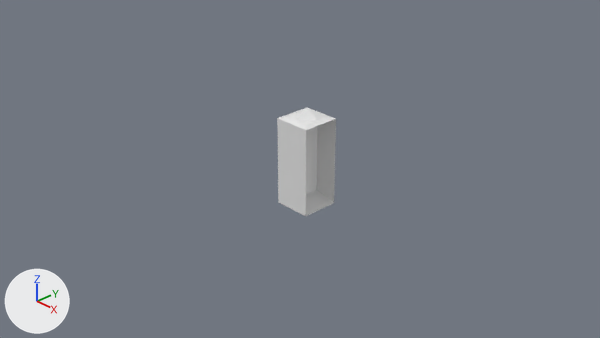
The Blender file BlenderModels/GasStation/Props/PayPhone.blend: old version first, new version second.
Camera for both pictures: the file's camera 'Camera'. Every picture has the same lights, and +X, +Y and +Z are marked at lower left. The picture after the commit comes second.
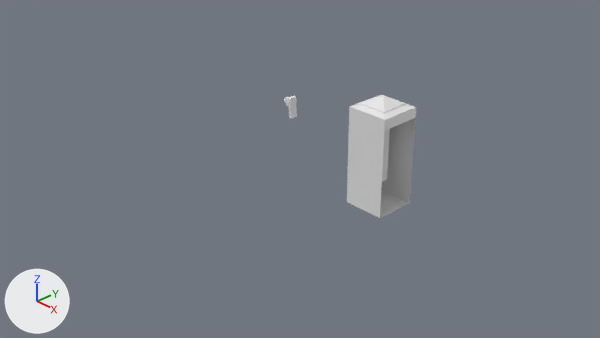
What differs and where, as boxes (x1, y1, x2, y2) in the pictures (600 x 338 px):
```json
{"object": "Cube", "change": "reshaped, moved", "before": [277, 107, 336, 216], "after": [347, 95, 416, 218], "on screen": "17% wider, 13% taller"}
{"object": "Cube.001", "change": "added", "after": [382, 129, 390, 182]}
{"object": "Cube.002", "change": "added", "after": [284, 96, 297, 119]}
{"part": 1, "of": "me_cube", "change": "cut back", "before": [279, 108, 336, 216], "after": [352, 95, 416, 131]}
```

Scene script edits in JSON lines:
```json
{"block": "me_cube", "where": "# used by ob_cube; location = (-0.275, 0.133, 0.0); scale = (0.275, 0.275, 0.637)"}
{"op": "remove", "block": "me_cube", "code": "me_cube.from_pydata(...)  # 21 vertices, 17 faces; spans x 0.0..2.0, y -1.0..1.0, z -1.0..1.23"}
{"op": "add", "block": "me_cube", "code": "me_cube.from_pydata(...)  # 27 vertices, 27 faces; spans x 0.0..2.0, y -1.0..1.0, z -1.0..1.23"}
{"block": "me_cube", "change": "me_cube part 1"}
{"block": "me_cube", "change": "5 vertices are removed from x 0.88..1.0, y -0.83..0.83, z -0.83..1.23"}
{"block": "me_cube", "change": "9 faces are deleted"}
{"block": "me_cube", "change": "2 vertices move from x 0.3..1.7, y 0.07, z 1.04 to x 0.3..1.7, y 0.0, z 1.04"}
{"block": "me_cube", "change": "11 vertices are added at x 0.32..2.0, y -1.0..1.0, z 0.79..1.23"}
{"block": "me_cube", "change": "19 new faces join them"}
{"op": "add", "block": "me_cube_002", "code": ["me_cube_002 = bpy.data.meshes.new('Cube.002')", "me_cube_002.from_pydata(...)  # 147 vertices, 139 faces; spans x 0.37..2.95, y -1.34..1.33, z -4.62..1.49"]}
{"op": "add", "block": "me_cube_001", "code": ["me_cube_001 = bpy.data.meshes.new('Cube.001')", "me_cube_001.from_pydata(...)  # a box spanning x -1.0..1.0, y -1.0..1.0, z -1.0..1.0"]}
{"op": "set", "path": "ob_cube.location", "old": "(-0.275, 0.133, 0.0)", "new": "(1.176, -0.03, 0.642)"}
{"op": "add", "block": "ob_cube_002", "code": ["ob_cube_002 = bpy.data.objects.new('Cube.002', me_cube_002)", "ob_cube_002.location = (-0.476, 0.196, 0.753)", "ob_cube_002.scale = (0.0548, 0.0548, 0.0471)", "_m = ob_cube_002.modifiers.new('Boolean', 'BOOLEAN')"]}
{"op": "add", "block": "ob_cube_001", "code": ["ob_cube_001 = bpy.data.objects.new('Cube.001', me_cube_001)", "ob_cube_001.location = (1.31, -0.037, 0.645)", "ob_cube_001.scale = (0.129, 0.165, 0.382)"]}
```
